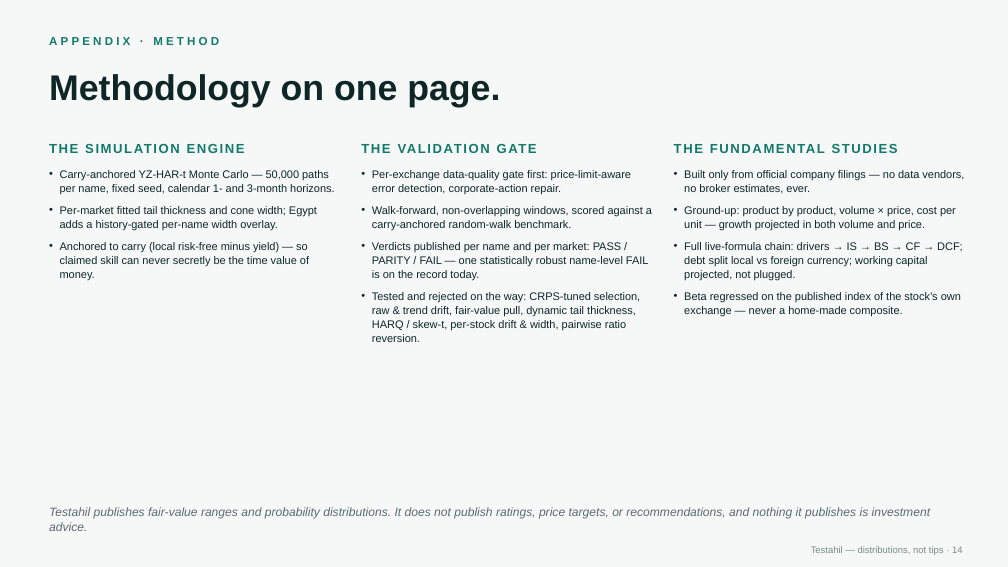
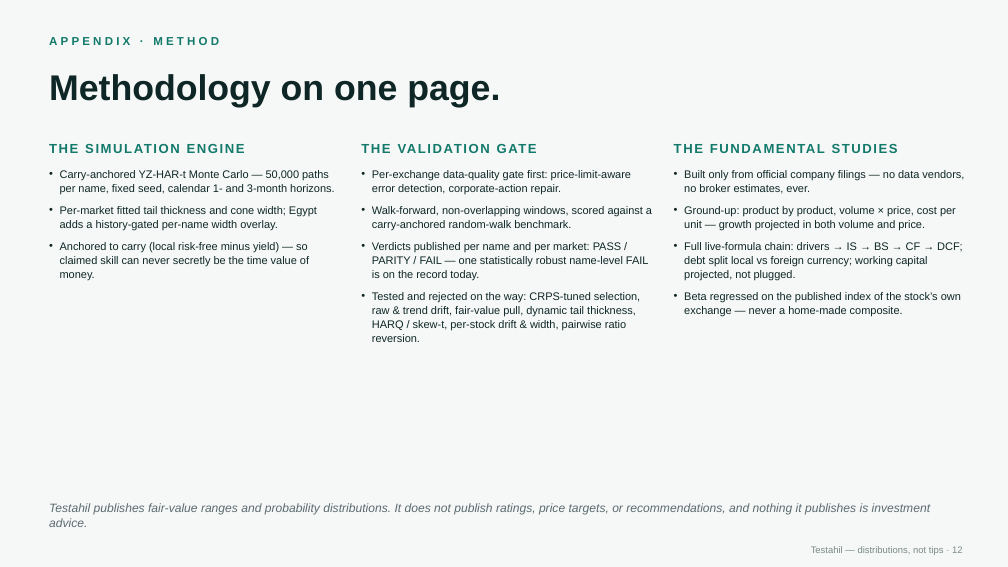
Before and after one commit to sherifomarsaleh/testahil, a slide deck: slide 12 of docs/partnership/Testahil_partnership_18_August_2026.pptx (slide 14 before the commit). Drawn at 1008x567 pixels with LibreOffice and Linux fonts; fonts in the diff are those of the drawing. Boxes give left, top, right and bottom in pixels: in the first picture for what was removed or moved away, otherwise in the second. Text is boxed around its words. In the diff, an @@ line names an element or a change of style, - is before the commit and + after.

```diff
--- a/docs/partnership/Testahil_partnership_18_August_2026.pptx
+++ b/docs/partnership/Testahil_partnership_18_August_2026.pptx
@@ text "Testahil publishes fair-value ranges and ..." at (49, 503, 930, 527): vertical alignment middle to top @@
```
Also in this commit, not shown: 13 other slides changed, 1 slide added, 4 slides removed.
